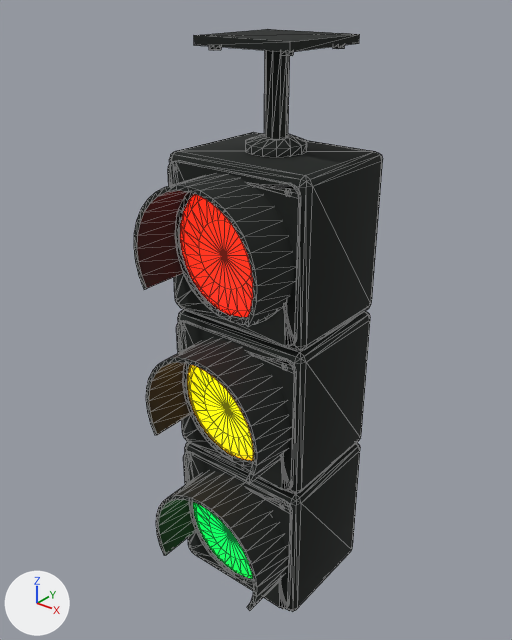
The glTF model tools/_home-opening/assets/models/traffic-light.glb as it was, and as the next commit left it.
The view is the same before and after, from a 50 mm lens placed at (0.622, -0.782, 1.022), pointed at (-0.017, 0.018, 0.526). Lighting does not change. The marker at lower left points along +X, +Y and +Z. The older version comes first. Mesh edges are drawn as thin lines.

In view in the first picture: 'traffic_light_N39'.
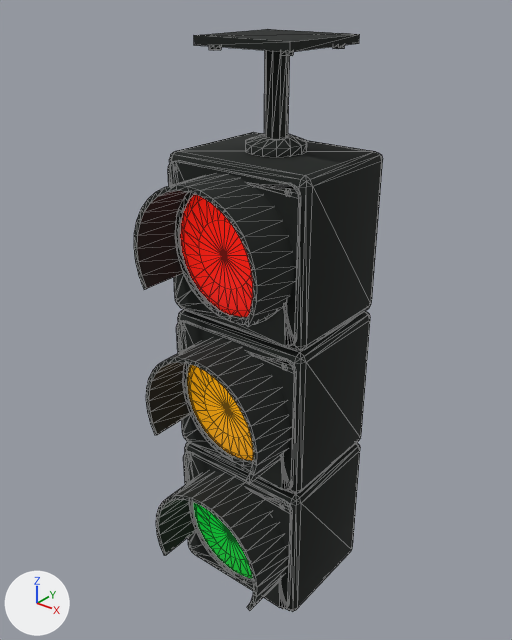
Diff of the bpy script that builds the scene:
```diff
--- a/tools/_home-opening/assets/models/traffic-light.glb.py
+++ b/tools/_home-opening/assets/models/traffic-light.glb.py
@@ mat_lamp_red @@
 n0 = _N.new('ShaderNodeBsdfPrincipled'); n0.name = 'Principled BSDF'
 n0.inputs[2].default_value = 0.95  # 'Roughness'
-n0.inputs[28].default_value = 3.0  # 'Emission Strength'
+n0.inputs[28].default_value = 0.829  # 'Emission Strength'
 n1 = _N.new('ShaderNodeOutputMaterial'); n1.name = 'Material Output'
@@ mat_lamp_amber @@
 n0 = _N.new('ShaderNodeBsdfPrincipled'); n0.name = 'Principled BSDF'
 n0.inputs[2].default_value = 0.95  # 'Roughness'
-n0.inputs[28].default_value = 2.61  # 'Emission Strength'
+n0.inputs[28].default_value = 0.714  # 'Emission Strength'
 n1 = _N.new('ShaderNodeOutputMaterial'); n1.name = 'Material Output'
@@ mat_lamp_green @@
 n0 = _N.new('ShaderNodeBsdfPrincipled'); n0.name = 'Principled BSDF'
 n0.inputs[2].default_value = 0.95  # 'Roughness'
-n0.inputs[28].default_value = 2.1  # 'Emission Strength'
+n0.inputs[28].default_value = 0.457  # 'Emission Strength'
 n1 = _N.new('ShaderNodeOutputMaterial'); n1.name = 'Material Output'
```

Changed parts and their boxes [x1, y1, x2, y2] in the pictures (512 x 640 px):
'traffic_light_N39', surface changed
    both: [136, 189, 257, 582]
